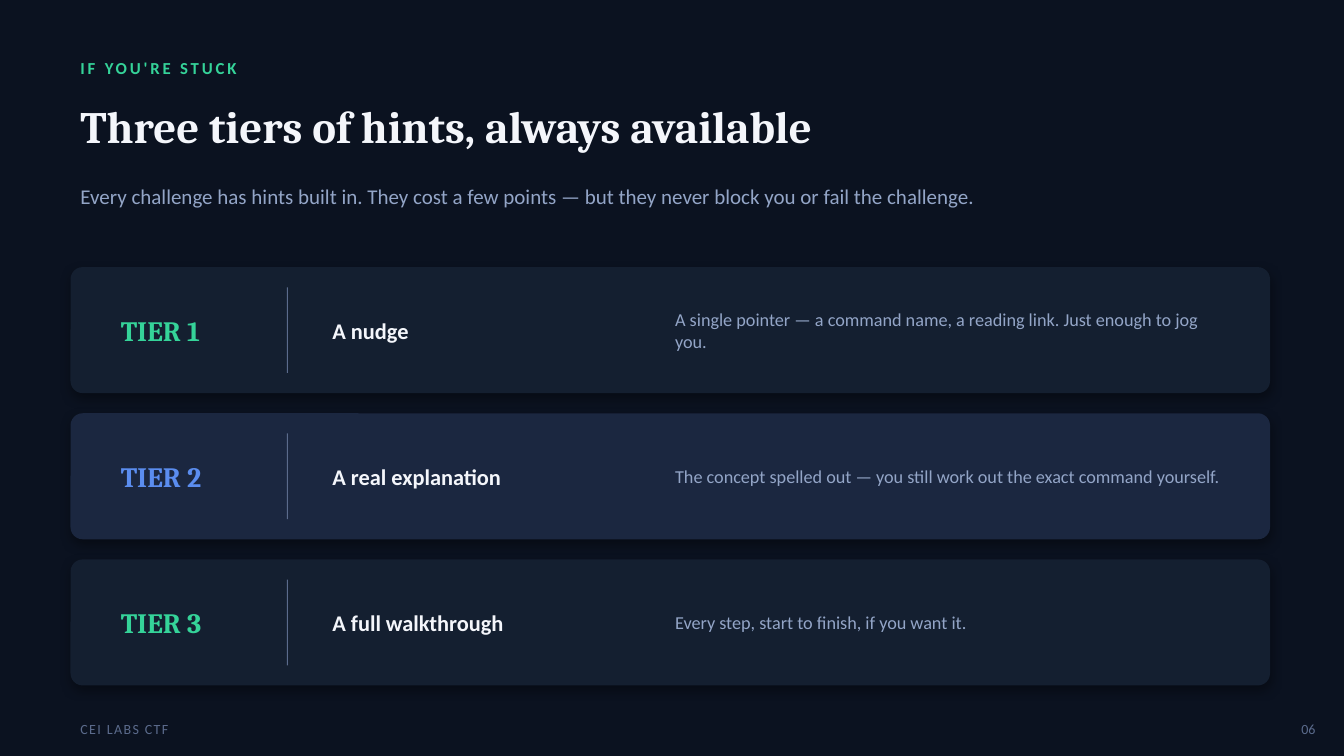
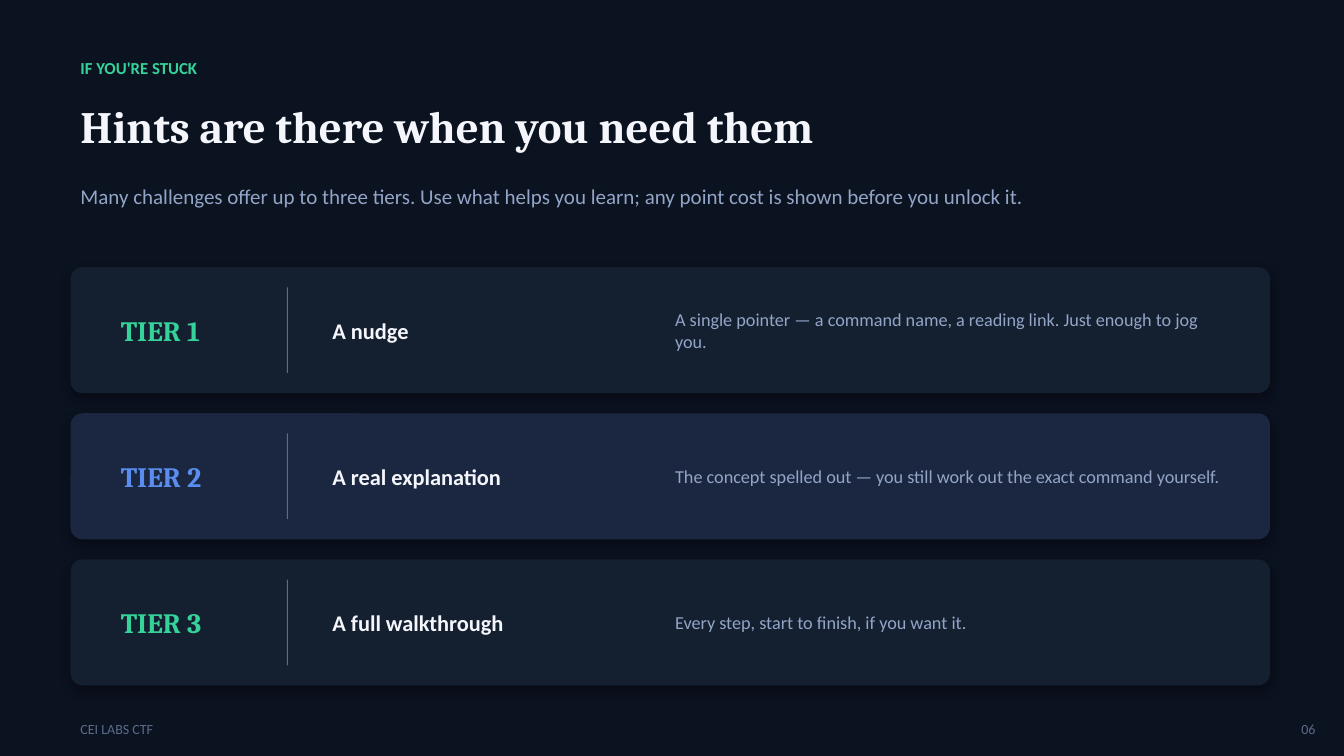
Before and after one commit to stoptalkingishh/cei-labs-event, a slide deck: slide 6 of presentation/CEI-Labs-CTF-Kickoff.pptx. Drawn at 1344x756 pixels with LibreOffice and Linux fonts; fonts in the diff are those of the drawing. Boxes give left, top, right and bottom in pixels: in the first picture for what was removed or moved away, otherwise in the second. Text is boxed around its words. In the diff, an @@ line names an element or a change of style, - is before the commit and + after.

```diff
--- a/presentation/CEI-Labs-CTF-Kickoff.pptx
+++ b/presentation/CEI-Labs-CTF-Kickoff.pptx
@@ text "IF YOU'RE STUCK" at (x1=80, y1=62, x2=197, y2=74): letter spacing 2 to 0 pt @@
@@ text at (x1=80, y1=112, x2=813, y2=153): text changed @@
-Three tiers of hints, always available
+Hints are there when you need them
@@ text at (x1=80, y1=189, x2=1022, y2=208): text changed @@
-Every challenge has hints built in. They cost a few points — but they never block you or fail the challenge.
+Many challenges offer up to three tiers. Use what helps you learn; any point cost is shown before you unlock it.
@@ text "CEI LABS CTF" at (x1=80, y1=725, x2=153, y2=734): letter spacing 1 to 0 pt @@
```
Also in this commit, not shown: 8 other slides changed, 3 other files.
